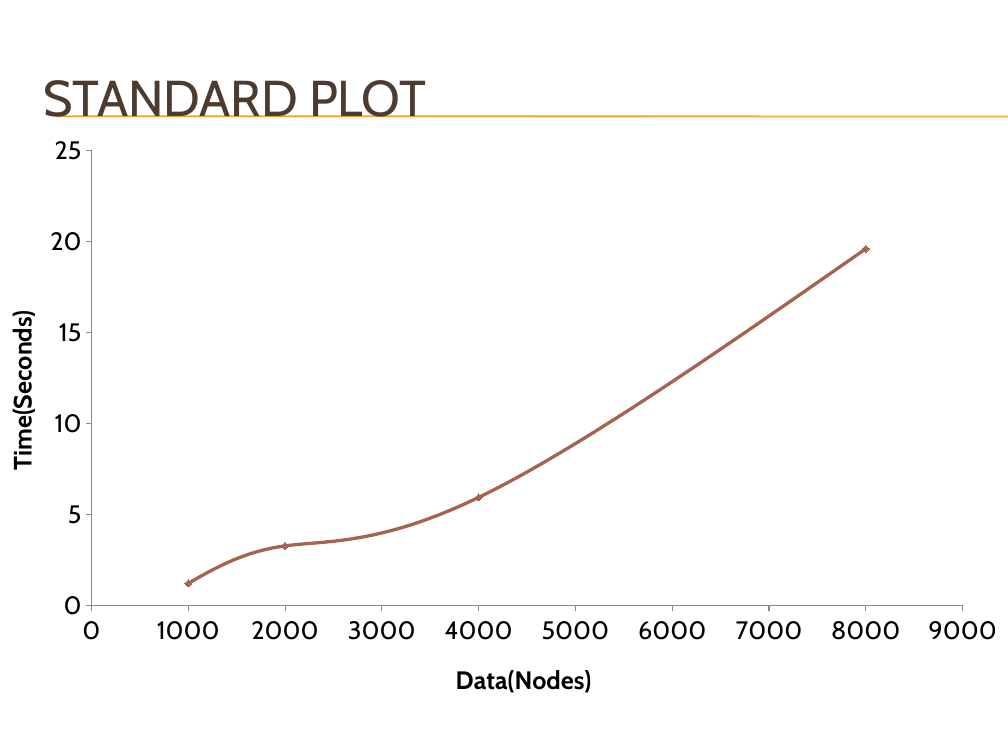
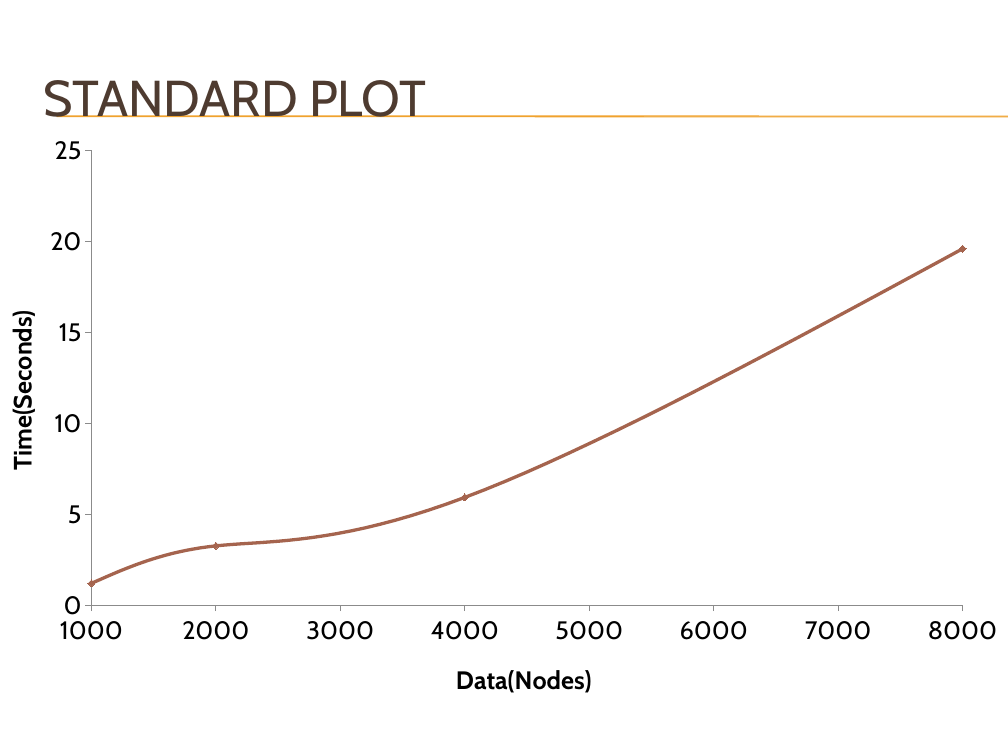
Before and after one commit to mihaescu/ADS, a slide deck: slide 8 of Graphs/Distances/Bellman-Ford by Ionescu Cristian/Bellmanford.pptx. Drawn at 1008x756 pixels with LibreOffice and Linux fonts; fonts in the diff are those of the drawing; background and template pictures are left out. Boxes give left, top, right and bottom in pixels: in the first picture for what was removed or moved away, otherwise in the second. Text is boxed around its words. In the diff, an @@ line names an element or a change of style, - is before the commit and + after.

Commit message:
presentation

```diff
--- a/Graphs/Distances/Bellman-Ford by Ionescu Cristian/Bellmanford.pptx
+++ b/Graphs/Distances/Bellman-Ford by Ionescu Cristian/Bellmanford.pptx
@@ scatter smooth chart at [0, 126, 1008, 723] @@
@@ category axis changed @@
```
Also in this commit, not shown: 1 other slide changed, 1 other file.
